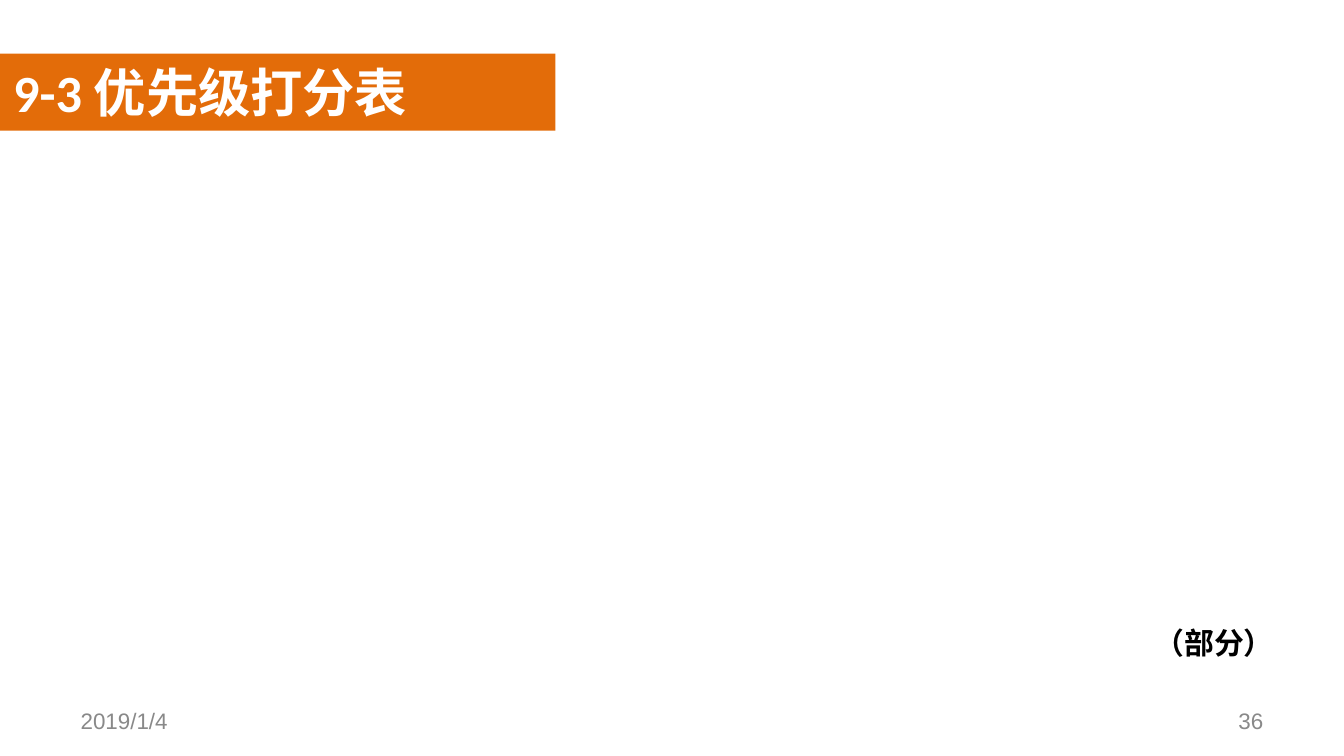
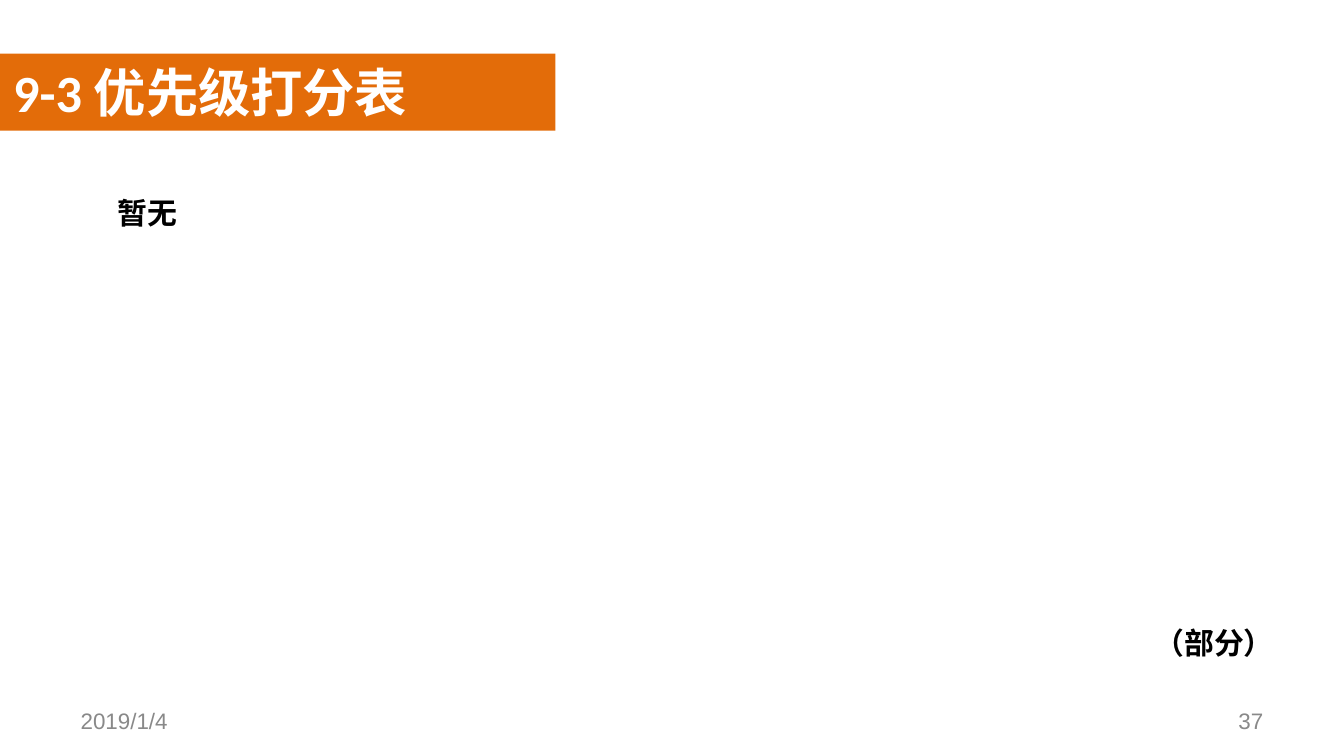
Before and after one commit to SoftwareRequirtmentsG02/Document, a slide deck: slide 37 of 案例教学系统/受控文档/分析设计/PPT/PRD2018-G02-SRS评审PPT.pptx (slide 36 before the commit). Drawn at 1344x756 pixels with LibreOffice and Linux fonts; fonts in the diff are those of the drawing; background and template pictures are left out. Boxes give left, top, right and bottom in pixels: in the first picture for what was removed or moved away, otherwise in the second. Text is boxed around its words. In the diff, an @@ line names an element or a change of style, - is before the commit and + after.

```diff
--- a/案例教学系统/受控文档/分析设计/PPT/PRD2018-G02-SRS评审PPT.pptx
+++ b/案例教学系统/受控文档/分析设计/PPT/PRD2018-G02-SRS评审PPT.pptx
@@ text added at (x1=117, y1=198, x2=177, y2=227), 16 pt, text #000000, bold @@
+  暂无
@@ page number at (x1=1238, y1=713, x2=1263, y2=729): text changed @@
-36
+37
```
Also in this commit, not shown: 5 other slides changed, 3 slides added.
